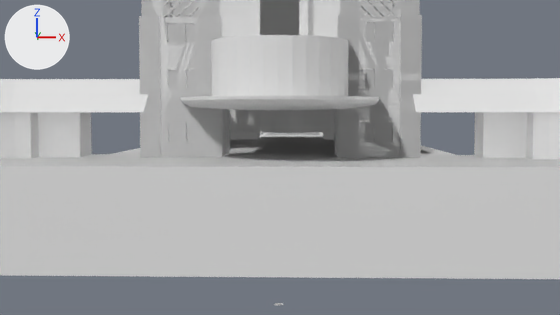
Renders of the Blender file pavilion/pavilion.blend from each side of a commit.
The view is the same before and after, from the file's camera 'camera Front entrance tracing rig camera'. Arrows for +X, +Y and +Z are at upper left; the lights stay in place.

Objects in the first picture: 'Cube.001', 'Cube.002', 'Cylinder entrance balcony', 'Cylinder entrance canopy', 'Cylinder entrance step 1', 'Cylinder seaward canopy', 'Railings, decking.001', 'Shelters huts shops kiosks', 'Towers', 'Towers.001', 'legs substructure and landing stage', 'legs substructure and landing stage.001'.
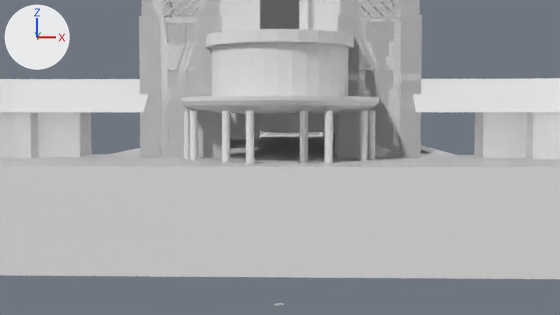
Where the newer file only moved an object's origin or applied its transform, the numbers keep the older frame.

Location of each change, (x1, y1, x2, y2) in pixels of the pictures (560 x 315 px):
'legs substructure and landing stage.001', moved, rescaled
    before: (0, 154, 560, 279)
    after: (0, 133, 560, 305)
'Shelters huts shops kiosks', moved, rescaled
    both: (0, 78, 560, 159)
'legs substructure and landing stage', moved, rescaled
    before: (0, 133, 560, 305)
    after: (0, 154, 560, 279)
'Cylinder entrance canopy', mesh rescaled (25% taller)
    before: (180, 96, 379, 111)
    after: (180, 96, 379, 115)
'Cylinder.001', now drawn
    after: (206, 29, 354, 48)
'Cylinder.005', now drawn
    after: (324, 111, 333, 163)
'Cylinder.002', now drawn
    after: (300, 111, 308, 163)
'Cylinder', added
    after: (246, 111, 254, 163)
'Cylinder.008', added
    after: (222, 111, 230, 163)
'Cylinder.009', added
    after: (190, 111, 198, 160)
'Cylinder.006', added
    after: (360, 111, 368, 161)
'Cylinder.007', added
    after: (367, 111, 375, 159)
'Cylinder.010', added
    after: (184, 111, 190, 159)

Patch to the scene script:
```diff
--- a/pavilion/pavilion.blend.py
+++ b/pavilion/pavilion.blend.py
@@ me_cylinder @@
 me_cylinder.from_pydata(...)  # 64 vertices, 34 faces; spans x -1.0..1.0, y -1.0..1.0, z 1.69..2.63
 # used by ob_cylinder_entrance_canopy; parent = ob_empty_001; location = (0.0, 0.0, 1.35); delta_scale = (5.682, 5.682, 0.787)
+# me_cylinder part 4: the whole mesh is scaled about its middle by (1, 1, 1.31), then moved by (0.0, 0.0, -0.15)
@@ me_cylinder_013 @@
 # used by ob_cylinder_005; location = (11.82, 5.72, -26.72); delta_location = (-4.04, 1.535, 24.0); scale = (0.815, 0.815, 1.62); delta_scale = (0.897, 0.897, 0.897)
-me_cylinder_013.from_pydata(...)  # 64 vertices, 34 faces; spans x -1.5..1.5, y -1.5..1.5, z -2.0..1.59
+me_cylinder_013.from_pydata(...)  # 96 vertices, 35 faces; spans x -1.0..1.0, y -1.0..1.0, z -2.69..-0.01
+# me_cylinder_013 part 3: 96 vertices added at x -1.0..1.0, y -1.0..1.0, z -2.69..-0.01
@@ me_cylinder_003 @@
 # used by ob_cylinder_002; parent = ob_empty_at_pier_omphalos_for_shsk; location = (0.0, 3.422, 0.0); delta_location = (-0.000212, 211.4, 24.43); delta_scale = (0.232, 0.232, 0.437)
-me_cylinder_003.from_pydata(...)  # 64 vertices, 34 faces; spans x -1.0..1.0, y -1.0..1.0, z 0.0..14.54
+me_cylinder_003.from_pydata(...)  # 96 vertices, 35 faces; spans x -1.0..1.0, y -1.0..1.0, z -2.69..-0.01
+# me_cylinder_003 part 2: the whole mesh is rebuilt
@@ me_cylinder_006 @@
 # used by ob_cylinder_001; parent = ob_empty_at_pier_omphalos_for_shsk; location = (0.0, 9.743, 0.0); delta_location = (-0.000212, 211.4, 24.43); delta_scale = (0.232, 0.232, 0.437)
-me_cylinder_006.from_pydata(...)  # 64 vertices, 34 faces; spans x -1.0..1.0, y -1.0..1.0, z 0.0..24.5
+me_cylinder_006.from_pydata(...)  # 48 vertices, 26 faces; spans x -1.0..1.0, y -1.0..1.0, z -0.8..-0.1
+# me_cylinder_006 part 1: the whole mesh is rebuilt
@@ ob_cylinder_003 @@
 ob_cylinder_003.delta_scale = (0.897, 0.897, 0.897)
-_m = ob_cylinder_003.modifiers.new('Mirror', 'MIRROR')
-_m.mirror_object = ob_empty_pier_emphalos
@@ ob_cylinder_004 @@
 ob_cylinder_004.delta_scale = (0.897, 0.897, 0.897)
-_m = ob_cylinder_004.modifiers.new('Mirror', 'MIRROR')
-_m.mirror_object = ob_empty_pier_emphalos
@@ ob_cylinder_005 @@
 ob_cylinder_005 = bpy.data.objects.new('Cylinder.005', me_cylinder_013)
-ob_cylinder_005.location = (11.82, 5.72, -26.72)
-ob_cylinder_005.delta_location = (-4.04, 1.535, 24.0)
-ob_cylinder_005.scale = (0.815, 0.815, 1.62)
-ob_cylinder_005.delta_scale = (0.897, 0.897, 0.897)
-_m = ob_cylinder_005.modifiers.new('Mirror', 'MIRROR')
-_m.mirror_object = ob_empty_pier_emphalos
+ob_cylinder_005.location = (2.65, -4.59, 2.68)
+ob_cylinder_005.scale = (0.209, 0.209, 1.0)
@@ ob_cylinder_002 @@
 ob_cylinder_002 = bpy.data.objects.new('Cylinder.002', me_cylinder_003)
-ob_cylinder_002.parent = ob_empty_at_pier_omphalos_for_shsk
-ob_cylinder_002.matrix_parent_inverse = Matrix(((1.0, 0.0, 0.0, 0.0), (0.0, 1.0, 0.0, 0.0), (0.0, 0.0, 1.0, -24.0), (0.0, 0.0, 0.0, 1.0)))
-ob_cylinder_002.location = (0.0, 3.422, 0.0)
-ob_cylinder_002.delta_location = (-0.000212, 211.4, 24.43)
-ob_cylinder_002.delta_scale = (0.232, 0.232, 0.437)
+ob_cylinder_002.location = (1.371, -5.118, 2.679)
+ob_cylinder_002.scale = (0.209, 0.209, 1.0)
@@ ob_cylinder_001 @@
 ob_cylinder_001 = bpy.data.objects.new('Cylinder.001', me_cylinder_006)
-ob_cylinder_001.parent = ob_empty_at_pier_omphalos_for_shsk
-ob_cylinder_001.matrix_parent_inverse = Matrix(((1.0, 0.0, 0.0, 0.0), (0.0, 1.0, 0.0, 0.0), (0.0, 0.0, 1.0, -24.0), (0.0, 0.0, 0.0, 1.0)))
-ob_cylinder_001.location = (0.0, 9.743, 0.0)
-ob_cylinder_001.delta_location = (-0.000212, 211.4, 24.43)
-ob_cylinder_001.delta_scale = (0.232, 0.232, 0.437)
+ob_cylinder_001.location = (0.0, 0.0, 7.037)
+ob_cylinder_001.scale = (-4.22, -4.22, 1.0)
@@ ob_cylinder_010 @@
+ob_cylinder_010 = bpy.data.objects.new('Cylinder.010', me_cylinder_018)  # 96 vertices, 35 faces; spans x -1.0..1.0, y -1.0..1.0, z -2.69..-0.01
+ob_cylinder_010.location = (-5.12, -1.37, 2.68)
+ob_cylinder_010.scale = (0.209, 0.209, 1.0)
@@ ob_cylinder_009 @@
+ob_cylinder_009 = bpy.data.objects.new('Cylinder.009', me_cylinder_018.copy())
+ob_cylinder_009.location = (-4.59, -2.65, 2.68)
+ob_cylinder_009.scale = (0.209, 0.209, 1.0)
@@ ob_cylinder_008 @@
+ob_cylinder_008 = bpy.data.objects.new('Cylinder.008', me_cylinder_018.copy())
+ob_cylinder_008.location = (-2.65, -4.59, 2.68)
+ob_cylinder_008.scale = (0.209, 0.209, 1.0)
@@ ob_cylinder_007 @@
+ob_cylinder_007 = bpy.data.objects.new('Cylinder.007', me_cylinder_018.copy())
+ob_cylinder_007.location = (5.12, -1.37, 2.68)
+ob_cylinder_007.scale = (0.209, 0.209, 1.0)
@@ ob_cylinder_006 @@
+ob_cylinder_006 = bpy.data.objects.new('Cylinder.006', me_cylinder_018.copy())
+ob_cylinder_006.location = (4.59, -2.65, 2.68)
+ob_cylinder_006.scale = (0.209, 0.209, 1.0)
@@ ob_cylinder @@
+ob_cylinder = bpy.data.objects.new('Cylinder', me_cylinder_018.copy())
+ob_cylinder.location = (-1.37, -5.12, 2.68)
+ob_cylinder.scale = (0.209, 0.209, 1.0)
```
